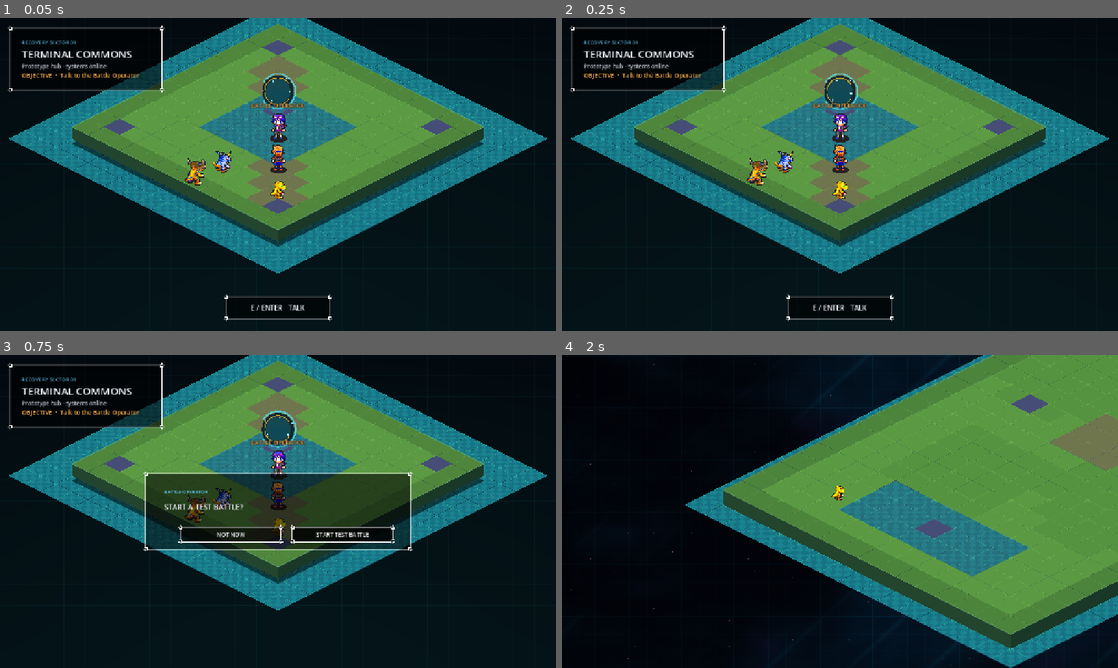
Above: before the commit, frames 1-4 (two rows, left to right).
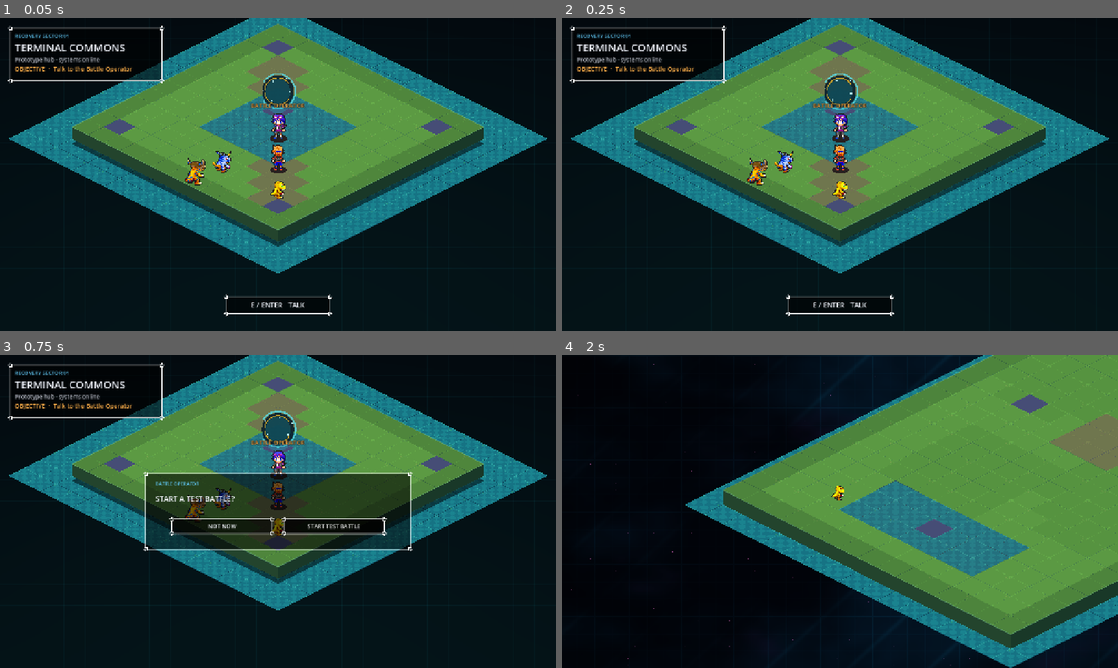
Above: after the commit, the same moments.

Repository: EwertonMendes/DigiGame
Game: Godot game, scene res://scenes/world/hub.tscn
Same seed, same stepped clock (60 frames per second), same inputs: the game is played once before the commit and once after it.
Inputs (mouse positions are in pixels of both pictures, inside the frame that each line leads up to):
- Up to frame 1 (0.05 s): no input
- Up to frame 2 (0.25 s): no input
- Up to frame 3 (0.75 s): tap Enter (ui_accept) at 0.5 s; move the mouse to (400, 495) at 0.52 s; hold Right (ui_right) from 0.53 s (still down); tap Mouse wheel down (wheel_down) at 0.6 s; click (400, 495) at 0.67 s
- Up to frame 4 (2 s): tap Enter (ui_accept) at 0.77 s; release Right (ui_right) at 1.25 s; drag from (728, 527) to (812, 574) at 1.27 s

The runs differ from the first frame. In frame 1, 2.3% of the frame differs, in the area x 1-60%, y 4-97%; in frame 2, 2.3%; in frame 3, 4.5%, in the area x 1-71%, y 4-61%; in frame 4, nothing differs.
Error in both runs: Invalid assignment of property or key 'explosiveness_ratio' with value of type 'float' on a base object of type 'CPUParticles2D'. (res://src/battle/DigimonBatt…

Commit message:
fix(ui): keep frame content padding out of explicit dialog layout

Diff:
--- a/src/ui/DigiUiRuntime.gd
+++ b/src/ui/DigiUiRuntime.gd
@@ -94,17 +94,20 @@
 		return
 
 	# 12px keeps every corner ornament out of the nine-patch stretch region.
-	# Only the plain middle edge and transparent/black center are stretched.
+	# Panel content margins intentionally stay at zero: each UI surface already
+	# owns its padding/layout, and hidden StyleBox padding would shift explicit
+	# dialog controls away from the visual center of the frame.
 	var margins := Vector4(12.0, 12.0, 12.0, 12.0)
+	var panel_content := Vector4.ZERO
 	_panel_standard_style = _nine_patch(
 		_frame_texture,
 		margins,
-		Vector4(16.0, 15.0, 16.0, 15.0)
+		panel_content
 	)
 	_panel_emphasis_style = _nine_patch(
 		_frame_texture,
 		margins,
-		Vector4(20.0, 19.0, 20.0, 19.0)
+		panel_content
 	)
 	_button_style = _nine_patch(
 		_frame_texture,
